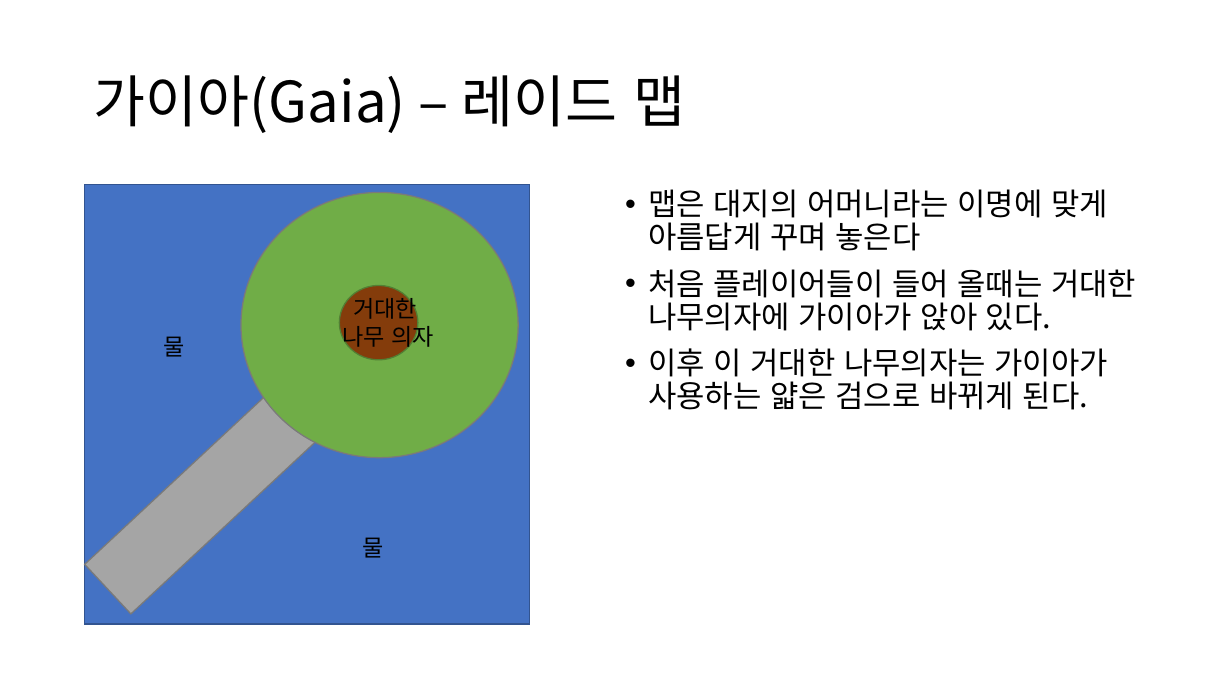
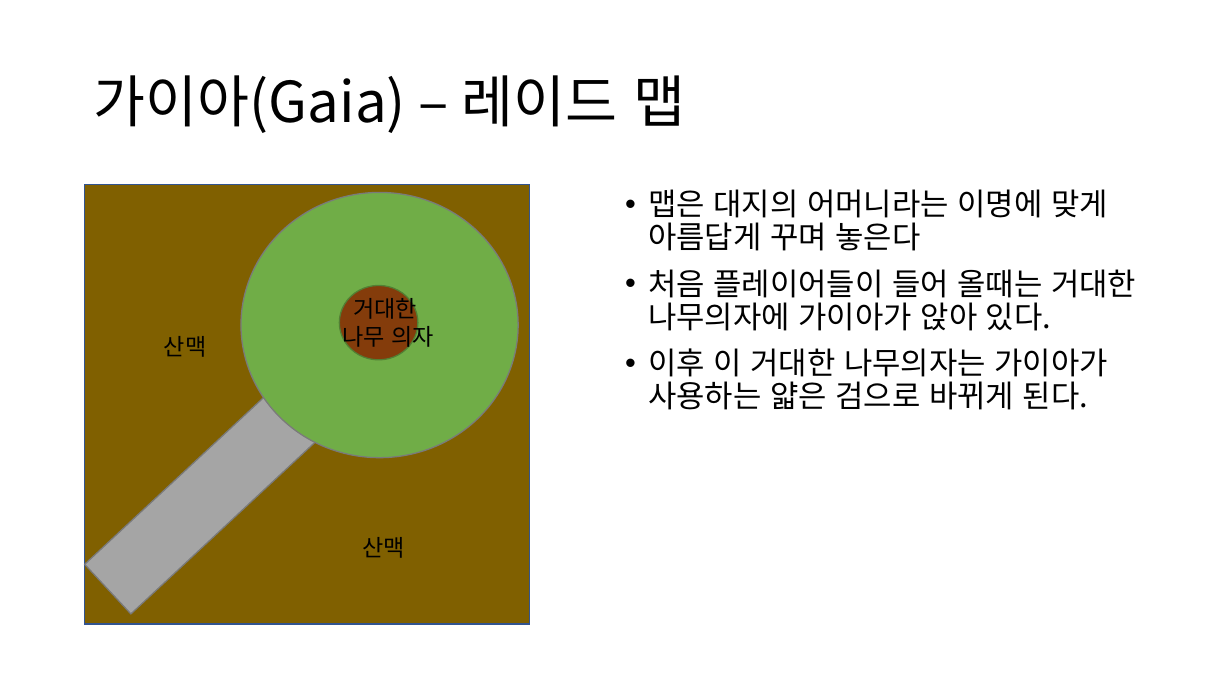
Before and after one commit to hjs0913/SSU, a slide deck: slide 5 of 기획/레이드 보스 기획/SSU 지구 초기 기획.pptx. Drawn at 1232x693 pixels with LibreOffice and Linux fonts; fonts in the diff are those of the drawing. Boxes give left, top, right and bottom in pixels: in the first picture for what was removed or moved away, otherwise in the second. Text is boxed around its words. In the diff, an @@ line names an element or a change of style, - is before the commit and + after.

```diff
--- a/기획/레이드 보스 기획/SSU 지구 초기 기획.pptx
+++ b/기획/레이드 보스 기획/SSU 지구 초기 기획.pptx
@@ rectangle at [85,185,531,625]: fill #4472C4 to #806000 @@
@@ text at [164,336,207,357]: text changed @@
-물
+산맥
@@ text at [362,537,405,558]: text changed @@
-물
+산맥
```
Also in this commit, not shown: 1 other slide changed, 4 other files.
